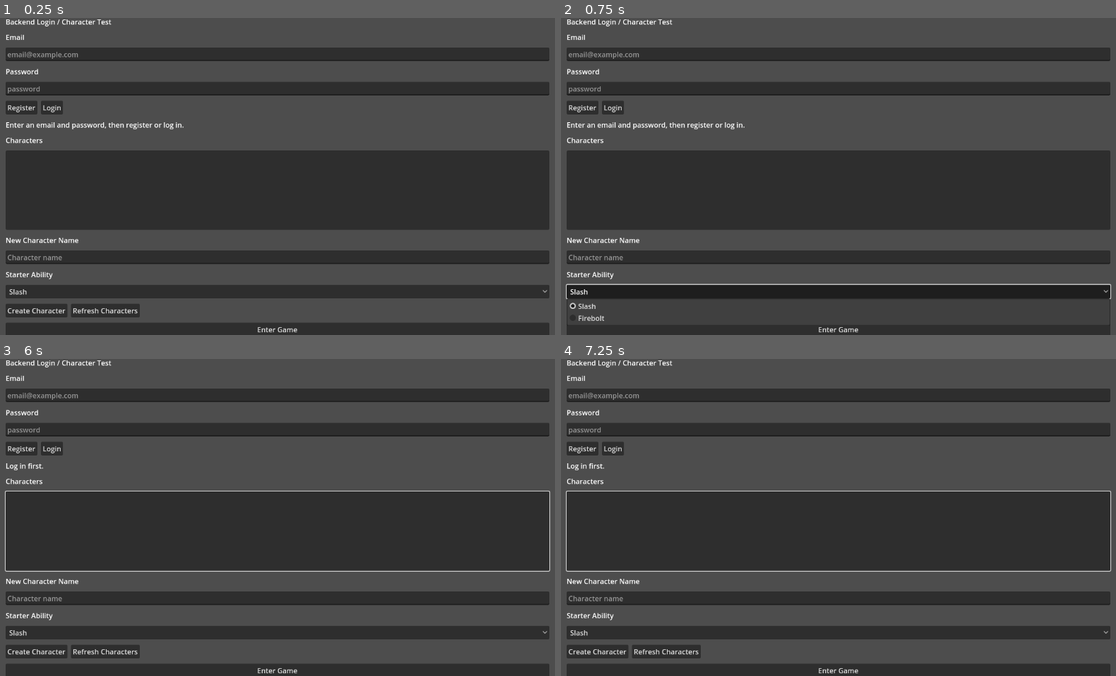
Above: before the commit, frames 1-4 (two rows, left to right).
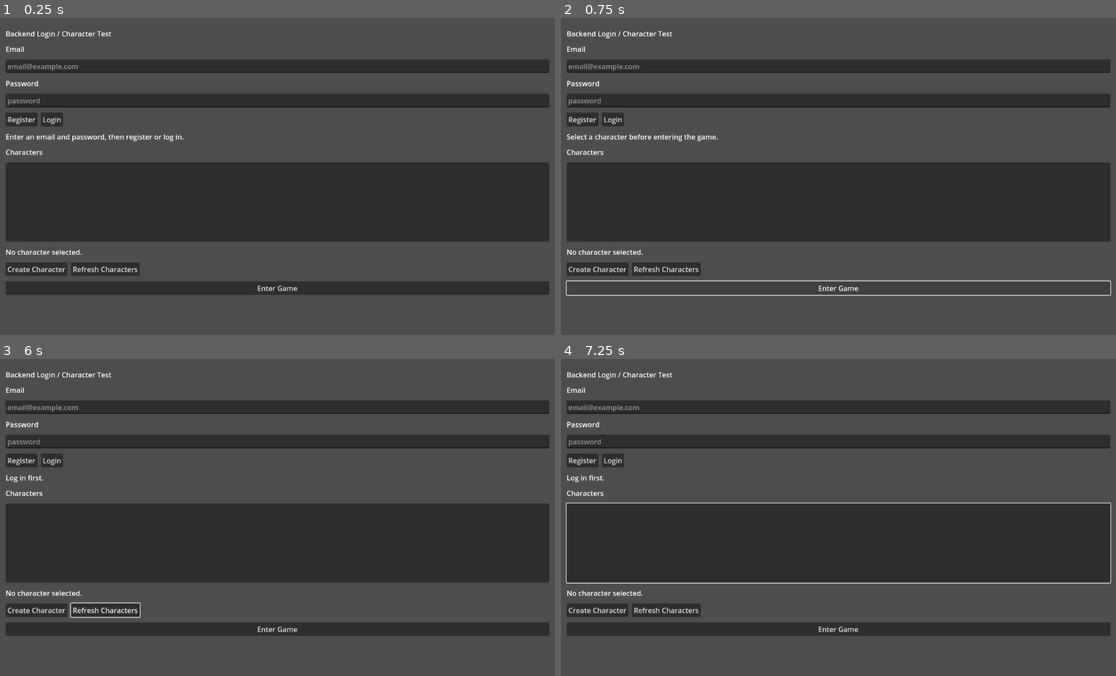
Above: after the commit, the same moments.

Repository: ademastrie/rpg_prototype
Game: Godot game, scene res://scenes/client/login_character_select.tscn
Same seed, same stepped clock (60 frames per second), same inputs: the game is played once before the commit and once after it. This scene is started directly instead of the project's main scene.
Inputs (mouse positions are in pixels of both pictures, inside the frame that each line leads up to):
- Up to frame 1 (0.25 s): no input
- Up to frame 2 (0.75 s): click (838, 290) at 0.5 s, where only the run before the commit has a clickable "Slash"
- Up to frame 3 (6 s): click "Create Character" at 1.25 s; click "Enter Game" at 2 s; click "Enter Game" at 2.75 s; click "Register" at 3.5 s; click "Login" at 4.25 s; click "Refresh Characters" at 5 s; tap Enter at 5.75 s; move the mouse to (399, 501) at 5.77 s; hold D from 5.78 s (still down); hold Q from 5.78 s (still down); click (399, 501) at 5.92 s
- Up to frame 4 (7.25 s): release D at 6.5 s; release Q at 6.5 s; tap Space at 6.5 s; drag from (727, 533) to (810, 580) at 6.52 s

The runs differ from the first frame. In frame 1, 34% of the frame differs, in the area x 1-99%, y 0-100%; in frame 2, 36%, in the area x 0-100%, y 0-100%; in frame 3, 35%; in frame 4, 35%.

Commit message:
Improve character creation UI flow

Diff:
--- a/godot/scenes/client/login_character_select.tscn
+++ b/godot/scenes/client/login_character_select.tscn
@@ -83,22 +83,11 @@
 custom_minimum_size = Vector2(0, 180)
 layout_mode = 2
 
-[node name="CharacterNameLabel" type="Label" parent="RootMargin/RootLayout"]
-layout_mode = 2
-text = "New Character Name"
-
-[node name="CharacterNameEdit" type="LineEdit" parent="RootMargin/RootLayout"]
+[node name="SelectedCharacterInfoLabel" type="Label" parent="RootMargin/RootLayout"]
 unique_name_in_owner = true
 layout_mode = 2
-placeholder_text = "Character name"
-
-[node name="StarterAbilityLabel" type="Label" parent="RootMargin/RootLayout"]
-layout_mode = 2
-text = "Starter Ability"
-
-[node name="StarterAbilityOption" type="OptionButton" parent="RootMargin/RootLayout"]
-unique_name_in_owner = true
-layout_mode = 2
+autowrap_mode = 3
+text = "No character selected."
 
 [node name="CharacterButtons" type="HBoxContainer" parent="RootMargin/RootLayout"]
 layout_mode = 2
@@ -118,3 +107,57 @@
 unique_name_in_owner = true
 layout_mode = 2
 text = "Enter Game"
+
+[node name="CreateCharacterWindow" type="Window" parent="."]
+unique_name_in_owner = true
+title = "Create Character"
+initial_position = 1
+size = Vector2i(360, 260)
+visible = false
+
+[node name="CreateCharacterMargin" type="MarginContainer" parent="CreateCharacterWindow"]
+layout_mode = 1
+anchors_preset = 15
+anchor_right = 1.0
+anchor_bottom = 1.0
+grow_horizontal = 2
+grow_vertical = 2
+theme_override_constants/margin_left = 18
+theme_override_constants/margin_top = 18
+theme_override_constants/margin_right = 18
+theme_override_constants/margin_bottom = 18
+
+[node name="CreateCharacterLayout" type="VBoxContainer" parent="CreateCharacterWindow/CreateCharacterMargin"]
+layout_mode = 2
+theme_override_constants/separation = 10
+
+[node name="CharacterNameLabel" type="Label" parent="CreateCharacterWindow/CreateCharacterMargin/CreateCharacterLayout"]
+layout_mode = 2
+text = "Character Name"
+
+[node name="CharacterNameEdit" type="LineEdit" parent="CreateCharacterWindow/CreateCharacterMargin/CreateCharacterLayout"]
+unique_name_in_owner = true
+layout_mode = 2
+placeholder_text = "Character name"
+
+[node name="StarterAbilityLabel" type="Label" parent="CreateCharacterWindow/CreateCharacterMargin/CreateCharacterLayout"]
+layout_mode = 2
+text = "Starter Ability"
+
+[node name="StarterAbilityOption" type="OptionButton" parent="CreateCharacterWindow/CreateCharacterMargin/CreateCharacterLayout"]
+unique_name_in_owner = true
+layout_mode = 2
+
+[node name="CreateCharacterButtons" type="HBoxContainer" parent="CreateCharacterWindow/CreateCharacterMargin/CreateCharacterLayout"]
+layout_mode = 2
+theme_override_constants/separation = 8
+
+[node name="ConfirmCreateCharacterButton" type="Button" parent="CreateCharacterWindow/CreateCharacterMargin/CreateCharacterLayout/CreateCharacterButtons"]
+unique_name_in_owner = true
+layout_mode = 2
+text = "Create"
+
+[node name="CancelCreateCharacterButton" type="Button" parent="CreateCharacterWindow/CreateCharacterMargin/CreateCharacterLayout/CreateCharacterButtons"]
+unique_name_in_owner = true
+layout_mode = 2
+text = "Cancel"
--- a/godot/scripts/client/login_character_select.gd
+++ b/godot/scripts/client/login_character_select.gd
@@ -7,6 +7,8 @@
 @onready var password_edit: LineEdit = %PasswordEdit
 @onready var status_label: Label = %StatusLabel
 @onready var character_list: ItemList = %CharacterList
+@onready var selected_character_info_label: Label = %SelectedCharacterInfoLabel
+@onready var create_character_window: Window = %CreateCharacterWindow
 @onready var character_name_edit: LineEdit = %CharacterNameEdit
 @onready var starter_ability_option: OptionButton = %StarterAbilityOption
 
@@ -22,12 +24,16 @@
 
 	%RegisterButton.pressed.connect(_on_register_pressed)
 	%LoginButton.pressed.connect(_on_login_pressed)
-	%CreateCharacterButton.pressed.connect(_on_create_character_pressed)
+	%CreateCharacterButton.pressed.connect(_on_open_create_character_pressed)
+	%ConfirmCreateCharacterButton.pressed.connect(_on_confirm_create_character_pressed)
+	%CancelCreateCharacterButton.pressed.connect(_on_cancel_create_character_pressed)
 	%RefreshCharactersButton.pressed.connect(_on_refresh_characters_pressed)
 	%EnterGameButton.pressed.connect(_on_enter_game_pressed)
 	character_list.item_selected.connect(_on_character_selected)
+	create_character_window.close_requested.connect(_on_cancel_create_character_pressed)
 
 	_setup_starter_ability_options()
+	_clear_selected_character_info()
 	_set_status("Enter an email and password, then register or log in.")
 
 
@@ -53,7 +59,15 @@
 	_set_status("Logging in...")
 
 
-func _on_create_character_pressed() -> void:
+func _on_open_create_character_pressed() -> void:
+	if not _has_token():
+		return
+
+	create_character_window.popup_centered()
+	character_name_edit.grab_focus()
+
+
+func _on_confirm_create_character_pressed() -> void:
 	if not _has_token():
 		return
 
@@ -65,6 +79,11 @@
 	var starter_ability_key := _selected_starter_ability_key()
 	_track_request(api_client.create_character(_access_token, character_name, starter_ability_key), "create_character")
 	_set_status("Creating character...")
+
+
+func _on_cancel_create_character_pressed() -> void:
+	create_character_window.hide()
+	_clear_create_character_fields()
 
 
 func _on_refresh_characters_pressed() -> void:
@@ -96,6 +115,7 @@
 func _on_character_selected(index: int) -> void:
 	if index >= 0 and index < _characters.size():
 		var character := _characters[index]
+		_show_selected_character_info(character)
 		_set_status("Selected %s." % character.get("name", "character"))
 
 
@@ -128,7 +148,8 @@
 			_show_characters(data)
 			_set_status("Characters loaded.")
 		"create_character":
-			character_name_edit.text = ""
+			create_character_window.hide()
+			_clear_create_character_fields()
 			_set_status("Character created. Refreshing list...")
 			_refresh_characters()
 		_:
@@ -149,6 +170,7 @@
 	character_list.clear()
 	_characters.clear()
 	ClientSession.selected_character = {}
+	_clear_selected_character_info()
 
 	if not (data is Array):
 		_set_status("Character response was not a list.")
@@ -185,6 +207,22 @@
 	return str(starter_ability_option.get_item_metadata(selected_index))
 
 
+func _show_selected_character_info(character: Dictionary) -> void:
+	var character_name: String = str(character.get("name", "Unnamed"))
+	var level: int = int(character.get("level", 1))
+	var region_id: String = str(character.get("region_id", "unknown_region"))
+	selected_character_info_label.text = "Selected: %s - Level %s - %s" % [character_name, level, region_id]
+
+
+func _clear_selected_character_info() -> void:
+	selected_character_info_label.text = "No character selected."
+
+
+func _clear_create_character_fields() -> void:
+	character_name_edit.text = ""
+	starter_ability_option.select(0)
+
+
 func _track_request(request_id: int, action: String) -> void:
 	_pending_requests[request_id] = action
 
